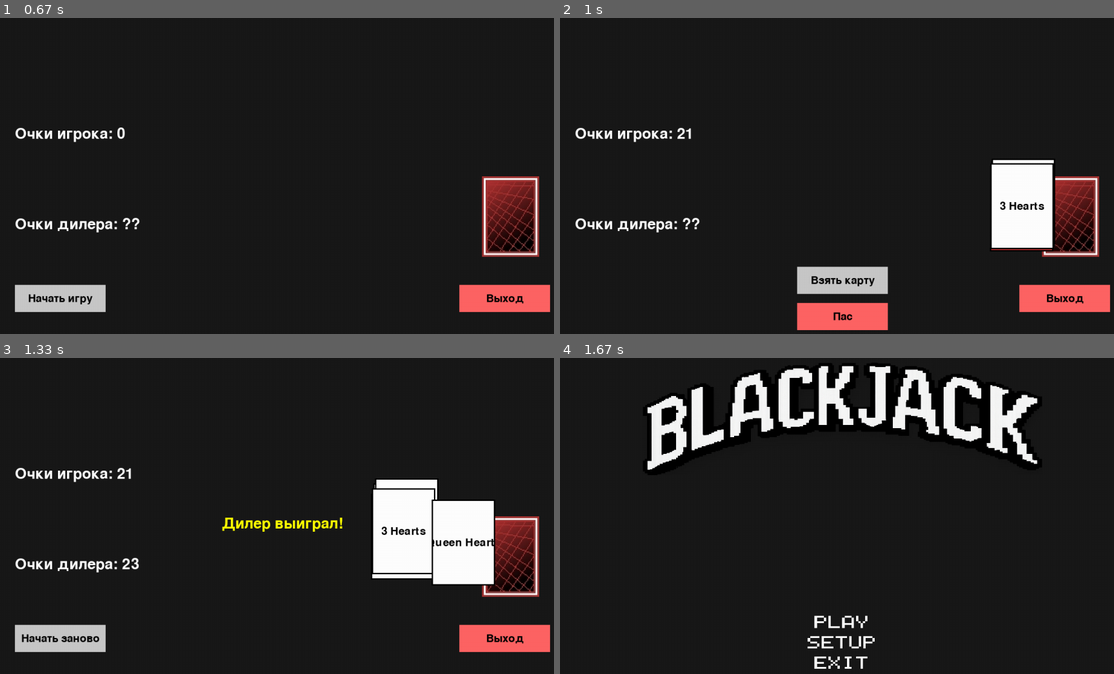
Above: before the commit, frames 1-4 (two rows, left to right).
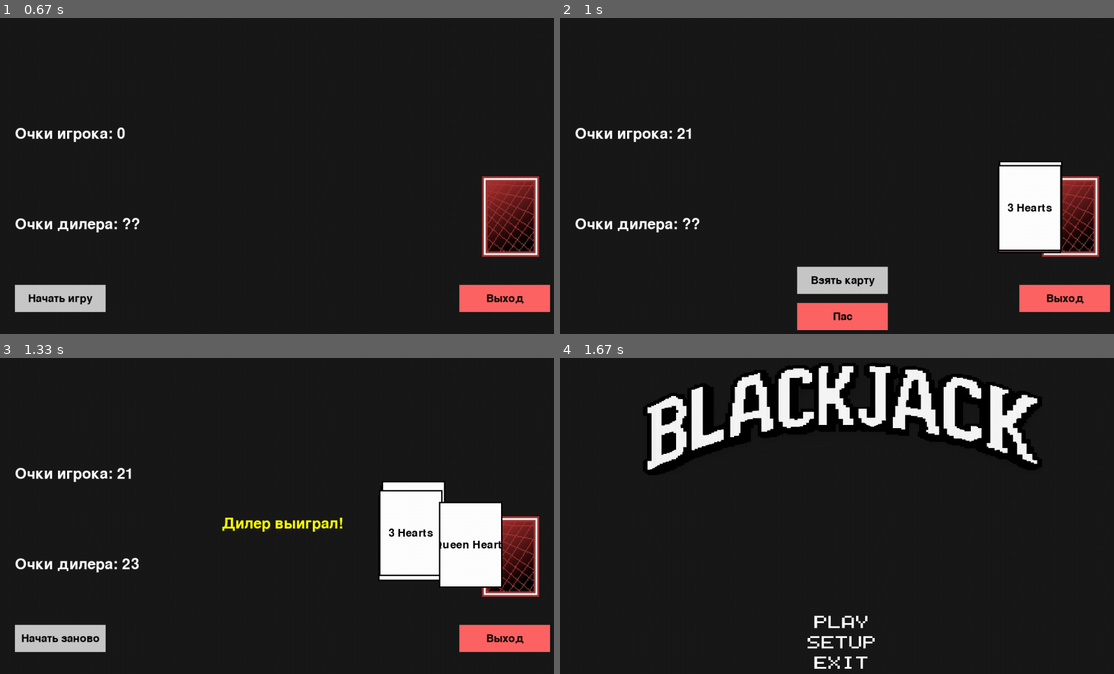
Above: after the commit, the same moments.

Repository: sureock/Pygame-Blackjack
Game: pygame game, started from blackjack/screen.py
The game is run twice, just before and just after one commit, with the same random seed, the same clock (stepped at 60 frames per second) and the same inputs.
Inputs (mouse positions are in pixels of both pictures, inside the frame that each line leads up to):
- Up to frame 1 (0.67 s): click "PLAY" at 0.38 s
- Up to frame 2 (1 s): click "Начать игру" at 0.73 s
- Up to frame 3 (1.33 s): click "Пас" at 1.07 s
- Up to frame 4 (1.67 s): click (1053, 629) at 1.4 s

Frame 1 is identical in both runs. In frame 2, 1.4% of the frame differs, in the area x 77-91%, y 44-75%; in frame 3, 2.1%, in the area x 67-91%, y 38-73%; in frame 4, nothing differs.

Commit message:
Added music and changed screen.py by removing True/False flags

Diff:
--- a/blackjack/menu.py
+++ b/blackjack/menu.py
@@ -1,4 +1,6 @@
 import pygame
+import game
+import setups
 
 fps = 24
 white = (255, 255, 255)
@@ -78,6 +80,9 @@
     text_1 = Text(font.render("PLAY", True, white))
     text_1.resize(text_2.resize_param + text_1.text_height + 5)
 
+    pygame.mixer.music.load("Play Roulette.mp3")
+    pygame.mixer.music.play()
+
     running = True
     while running:
 
@@ -87,17 +92,11 @@
 
             if event.type == pygame.MOUSEBUTTONDOWN and event.button == 1:
                 if text_1.button_rect.collidepoint(event.pos):
-                    play = True
-                    running = False
-                    setup = False
+                    game.start()
                 if text_2.button_rect.collidepoint(event.pos):
-                    setup = True
-                    running = False
-                    play = False
+                    setups.start()
                 if text_3.button_rect.collidepoint(event.pos):
-                    running = False
-                    setup = False
-                    play = False
+                    pygame.quit()
 
         screen.fill(gray)
         screen.blit(text_name.text_scale, text_name.text_rect)
@@ -111,5 +110,3 @@
         screen.blit(text_2.text_scale, text_2.text_rect)
         screen.blit(text_3.text_scale, text_3.text_rect)
         pygame.display.update()
-
-    return (running, setup, play)
--- a/blackjack/screen.py
+++ b/blackjack/screen.py
@@ -1,20 +1,9 @@
 import menu
-import setups
 import pygame
-import game
 
 pygame.display.set_caption('Blackjack')
 clock = pygame.time.Clock()
 
 pygame.init()
 
-running = True
-setup = False
-play = False
-while running or setup or play:
-    if running:
-        running, setup, play = menu.start()
-    elif setup:
-        running, setup, play = setups.start()
-    elif play:
-        running, setup, play = game.start()
+menu.start()
